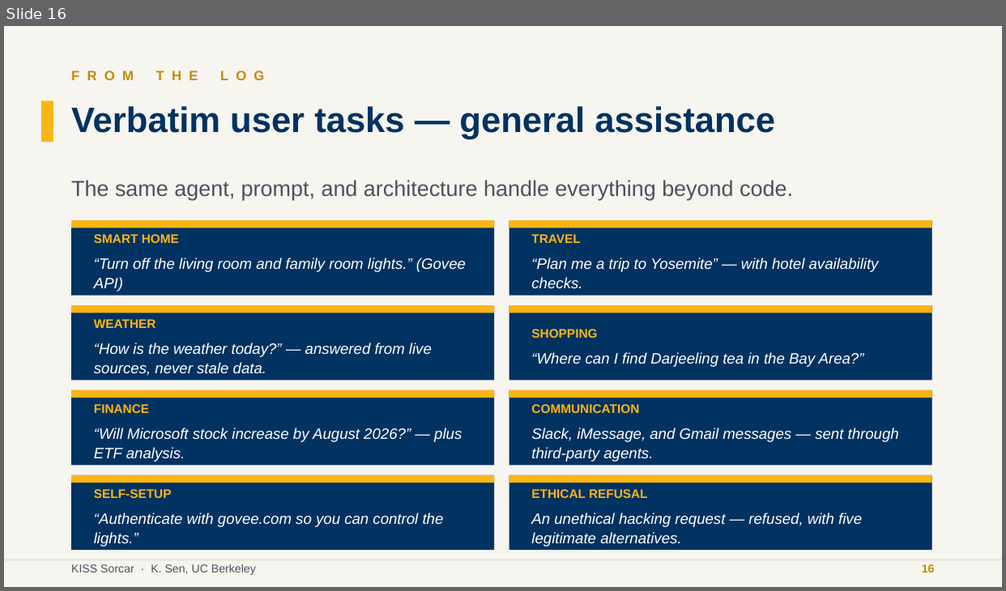
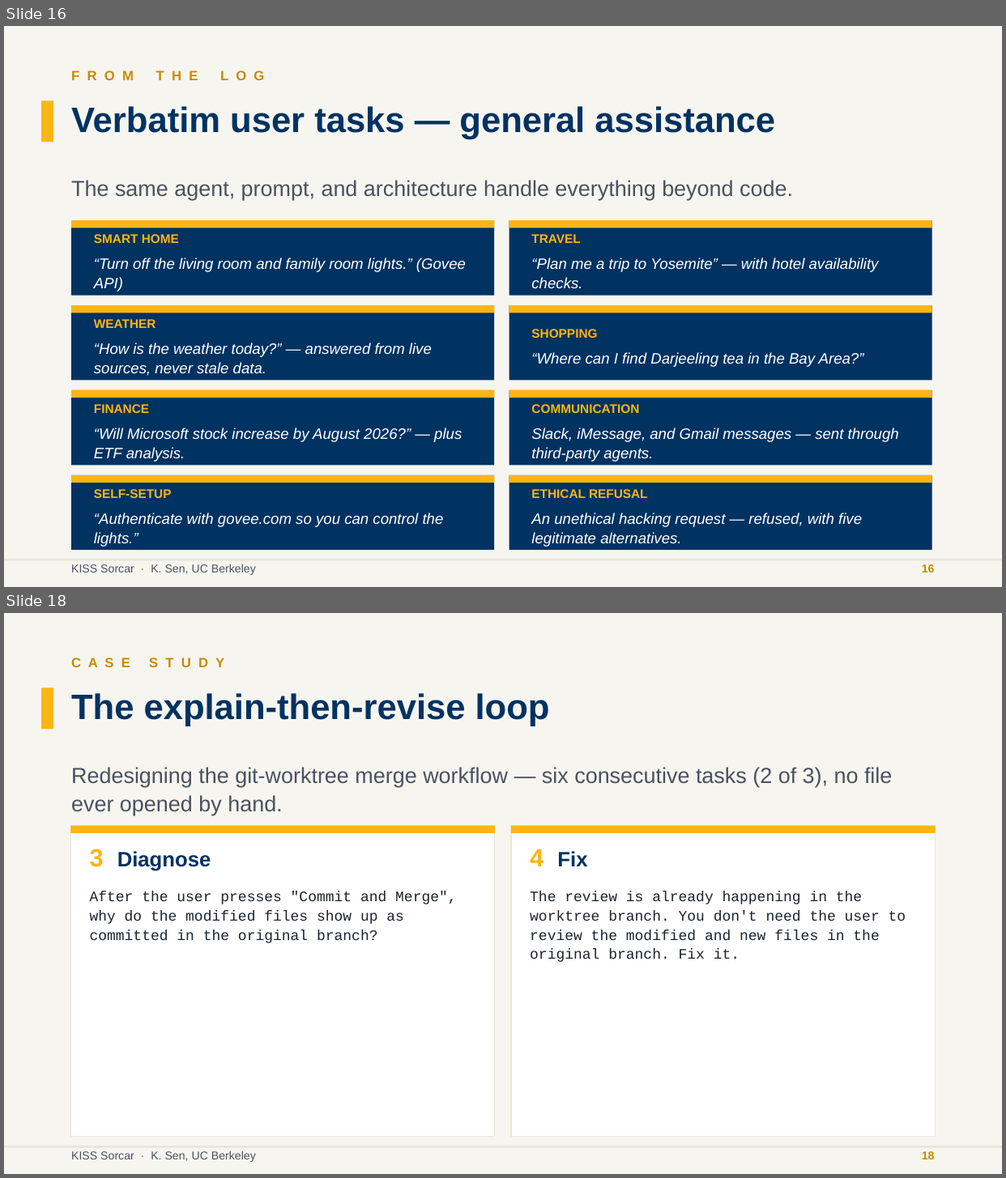
Before and after one commit to ksenxx/kiss_ai, a slide deck: papers/sekisssorcar/se_kiss_sorcar_slides.pptx. Shown one above the other, each under a label of ours: slide 16 before the commit, slides 16 and 18 after it; the slides between them are not shown. The pictures are 1006x591 and 1006x1178 pixels, drawn with LibreOffice and Linux fonts; fonts in the diff are those of the drawing. Boxes give left, top, right and bottom in pixels: in the first picture for what was removed or moved away, otherwise in the second. Text is boxed around its words. In the diff, an @@ line names an element or a change of style, - is before the commit and + after.

```diff
--- a/papers/sekisssorcar/se_kiss_sorcar_slides.pptx
+++ b/papers/sekisssorcar/se_kiss_sorcar_slides.pptx
@@ slide 18 added at bbox=[4, 613, 1002, 1174], background #F7F5EF @@
@@ text added at bbox=[71, 658, 224, 667], 13 pt, text #C88A00, bold @@
+C A S E S T U D Y
@@ rectangle added at bbox=[41, 688, 53, 729], fill #FDB515 @@
@@ text added at bbox=[71, 693, 550, 726], 34 pt, text #003262, bold @@
+The explain-then-revise loop
@@ text added at bbox=[71, 767, 892, 815], 21 pt, text #4A5260 @@
+Redesigning the git-worktree merge workflow — six consecutive tasks (2 of 3), no file ever opened by hand.
@@ rectangle added at bbox=[70, 825, 494, 1137], fill #FFFFFF, outline #E9E5D8 1 pt @@
@@ rectangle added at bbox=[70, 825, 494, 833], fill #FDB515 @@
@@ rectangle added at bbox=[512, 825, 936, 1137], fill #FFFFFF, outline #E9E5D8 1 pt @@
@@ rectangle added at bbox=[512, 825, 936, 833], fill #FDB515 @@
@@ text added at bbox=[90, 849, 211, 871], 20 pt, text #003262, bold @@
+3 Diagnose
@@ text added at bbox=[530, 849, 587, 867], 20 pt, text #003262, bold @@
+4 Fix
@@ text added at bbox=[90, 892, 457, 943], 14 pt, text #1A2330 @@
+After the user presses "Commit and Merge", why do the modified files show up as committed in the original branch?
@@ text added at bbox=[530, 892, 906, 962], 14 pt, text #1A2330 @@
+The review is already happening in the worktree branch. You don't need the user to review the modified and new files in the original branch. Fix it.
@@ rectangle added at bbox=[4, 1146, 1002, 1148], fill #E9E5D8 @@
@@ text added at bbox=[71, 1152, 256, 1162], 11 pt, text #4A5260 @@
+KISS Sorcar · K. Sen, UC Berkeley
@@ text added at bbox=[922, 1152, 935, 1160], 11 pt, text #C88A00, bold @@
+18
```
Also in this commit, not shown: 7 slides changed, 1 other slide added.
